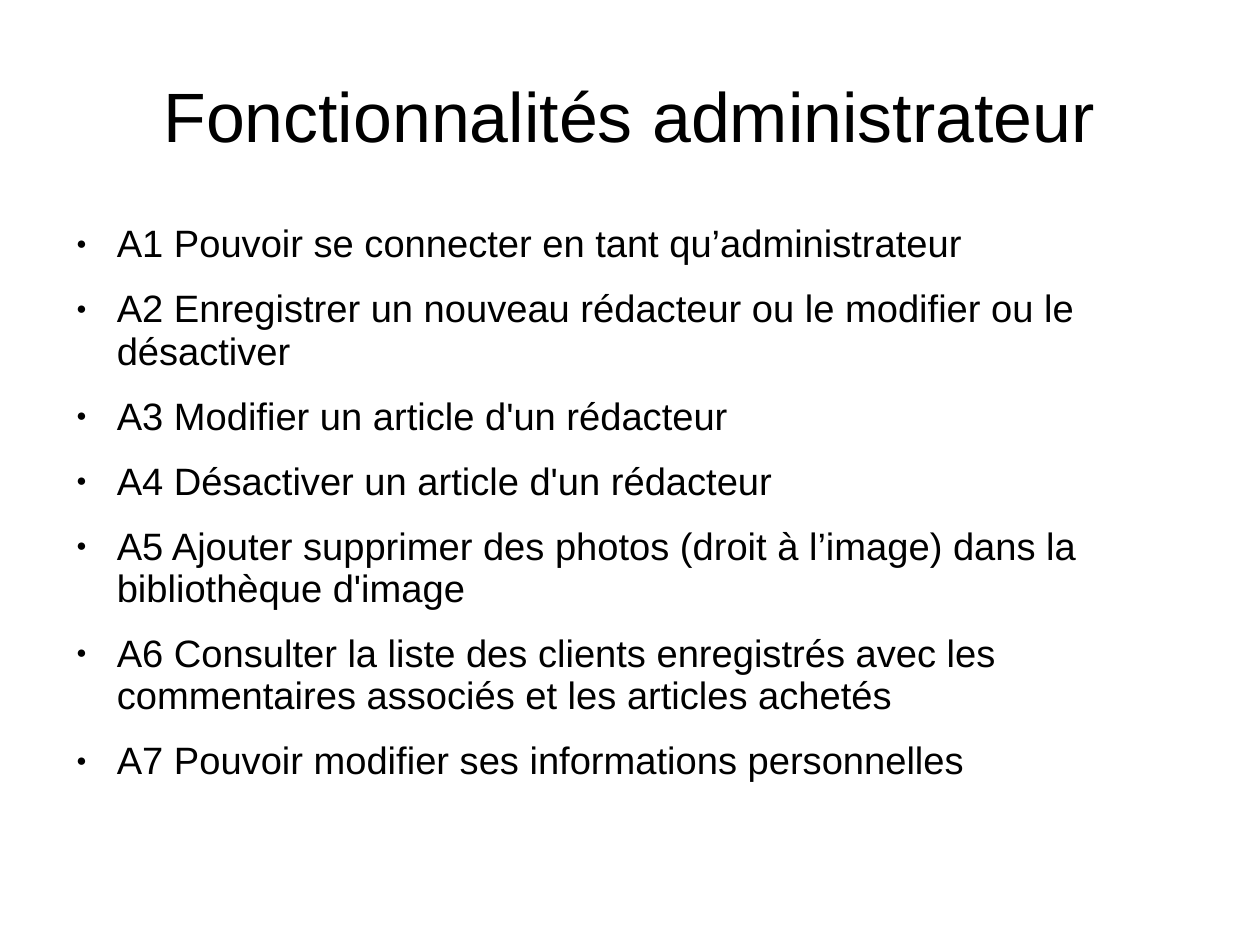
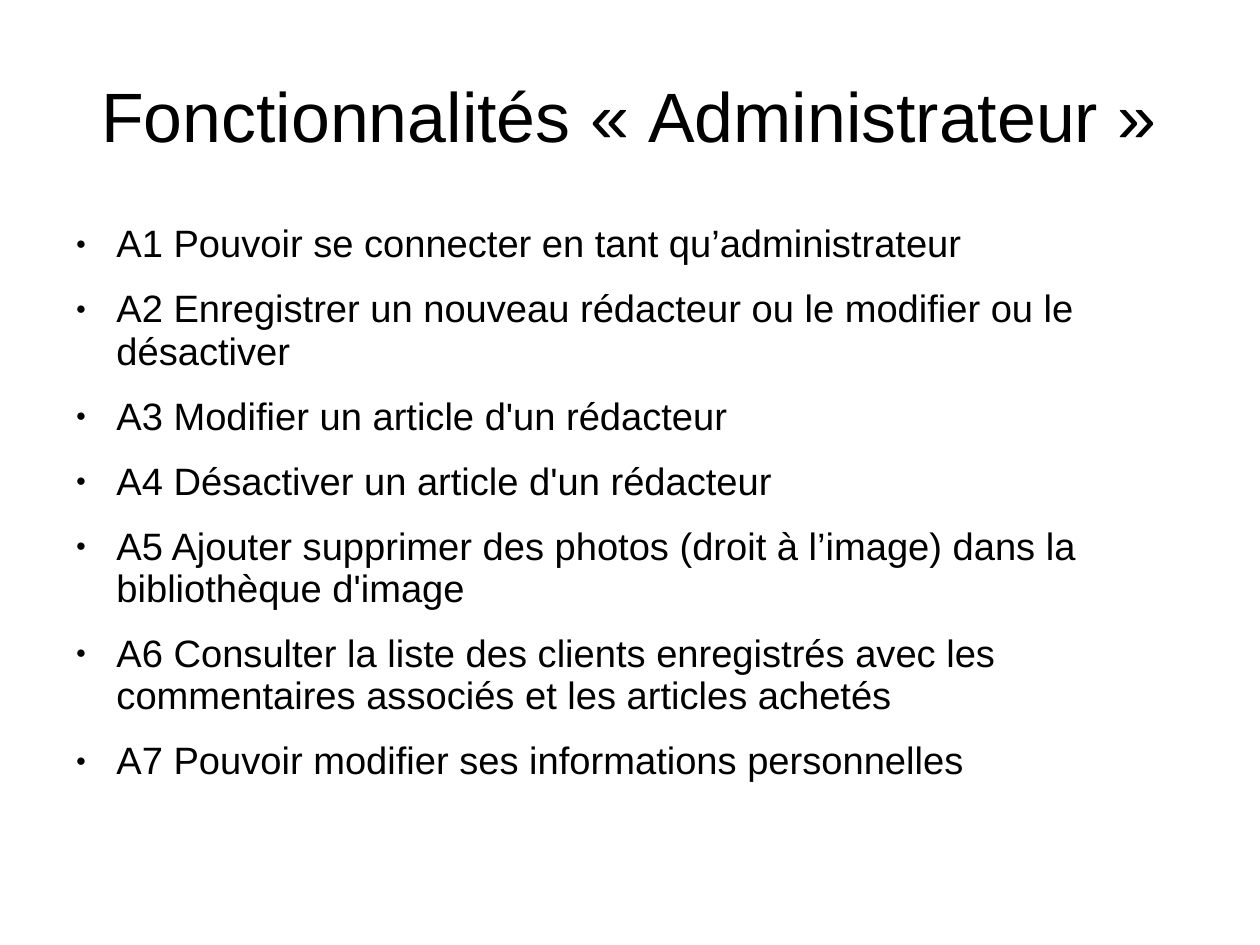
Before and after one commit to Wathil/POECNews, a slide deck: slide 9 of presentation.ppt (slide 7 before the commit). Drawn at 1260x945 pixels with LibreOffice and Linux fonts; fonts in the diff are those of the drawing. Boxes give left, top, right and bottom in pixels: in the first picture for what was removed or moved away, otherwise in the second. Text is boxed around its words. In the diff, an @@ line names an element or a change of style, - is before the commit and + after.

```diff
--- a/presentation.ppt
+++ b/presentation.ppt
@@ title at <box>101,90,1098,143</box>: text changed @@
-Fonctionnalités administrateur
+Fonctionnalités « Administrateur »
```
Also in this commit, not shown: 11 other slides changed, 3 slides added, 1 slide removed.
